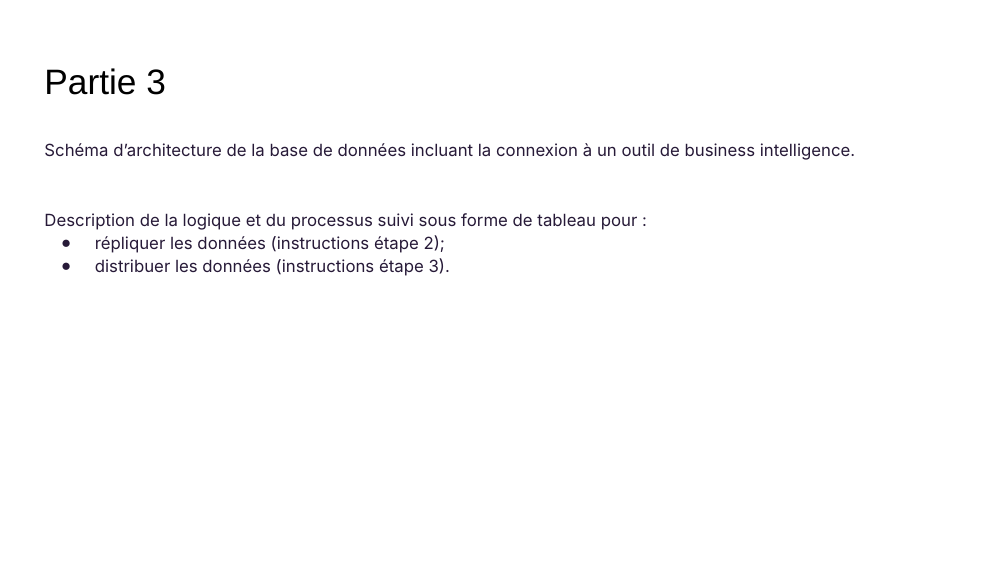
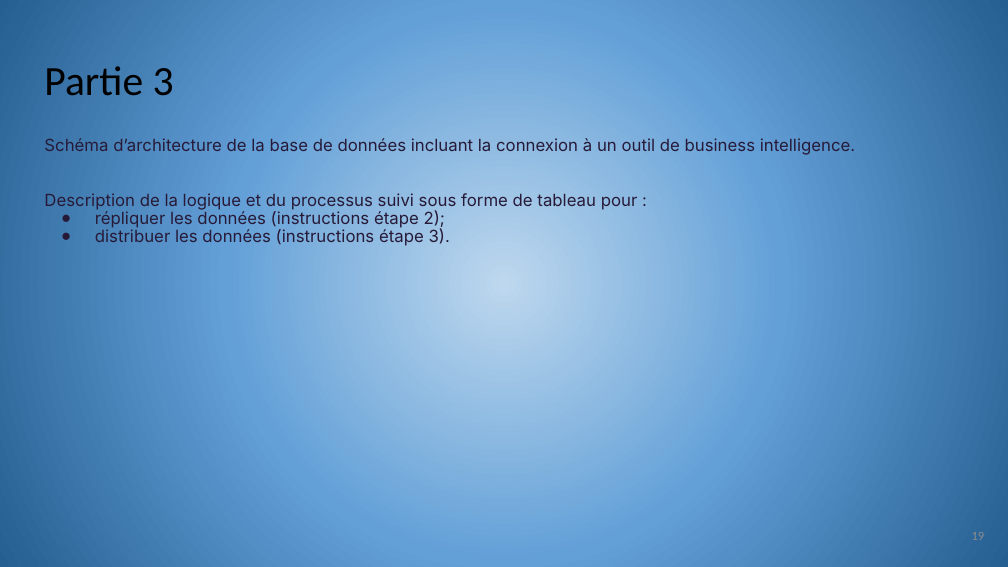
Before and after one commit to merais/formation, a slide deck: slide 19 of P7_Concevez_et_analysez_une_base_de_donnees_nosql_aymeric_bailleul/_projets/ABAI_P7_01_presentation_20251104.pptx (slide 15 before the commit). Drawn at 1008x567 pixels with LibreOffice and Linux fonts; fonts in the diff are those of the drawing. Boxes give left, top, right and bottom in pixels: in the first picture for what was removed or moved away, otherwise in the second. Text is boxed around its words. In the diff, an @@ line names an element or a change of style, - is before the commit and + after.

Commit message:
feat(P7): Ajout analyses MongoDB avec Polars et dashboard Power BI
- Ajout fonction identifier_quartiers_plus_fort_taux_reservation_par_mois
- Correction fonction calculer_densite_logements_par_quartier (replace_strict)
- Configuration affichage complet des tableaux Polars
- Ajout dashboard Power BI avec visualisations

```diff
--- a/P7_Concevez_et_analysez_une_base_de_donnees_nosql_aymeric_bailleul/_projets/ABAI_P7_01_presentation_20251104.pptx
+++ b/P7_Concevez_et_analysez_une_base_de_donnees_nosql_aymeric_bailleul/_projets/ABAI_P7_01_presentation_20251104.pptx
@@ background #FFFFFF to gradient #BDD7EE to #63A0D7 to #255E91 @@
@@ title "Partie 3" at (44,66,174,96): size 25.2 to 29.7 pt, font Arial to Calibri; line spacing 1 to 0.9 @@
@@ text "Schéma d’architecture de la base ..." at (44,138,855,246): line spacing 1.15 to 0.9 @@
@@ page number added at (972,532,985,540), 9 pt, text #8C8C8C @@
+19
```
Also in this commit, not shown: 13 other slides changed, 5 slides added, 1 slide removed, 2 other files.
